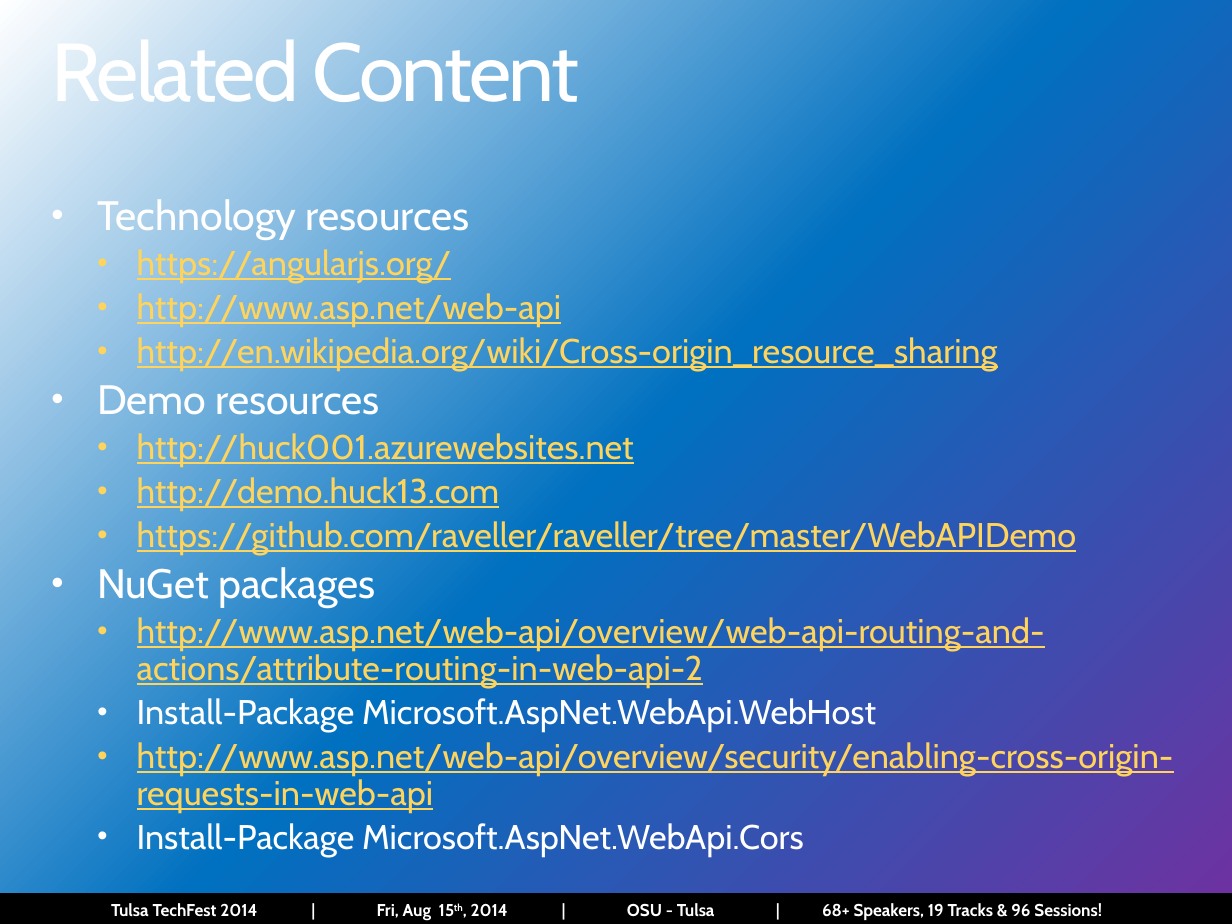
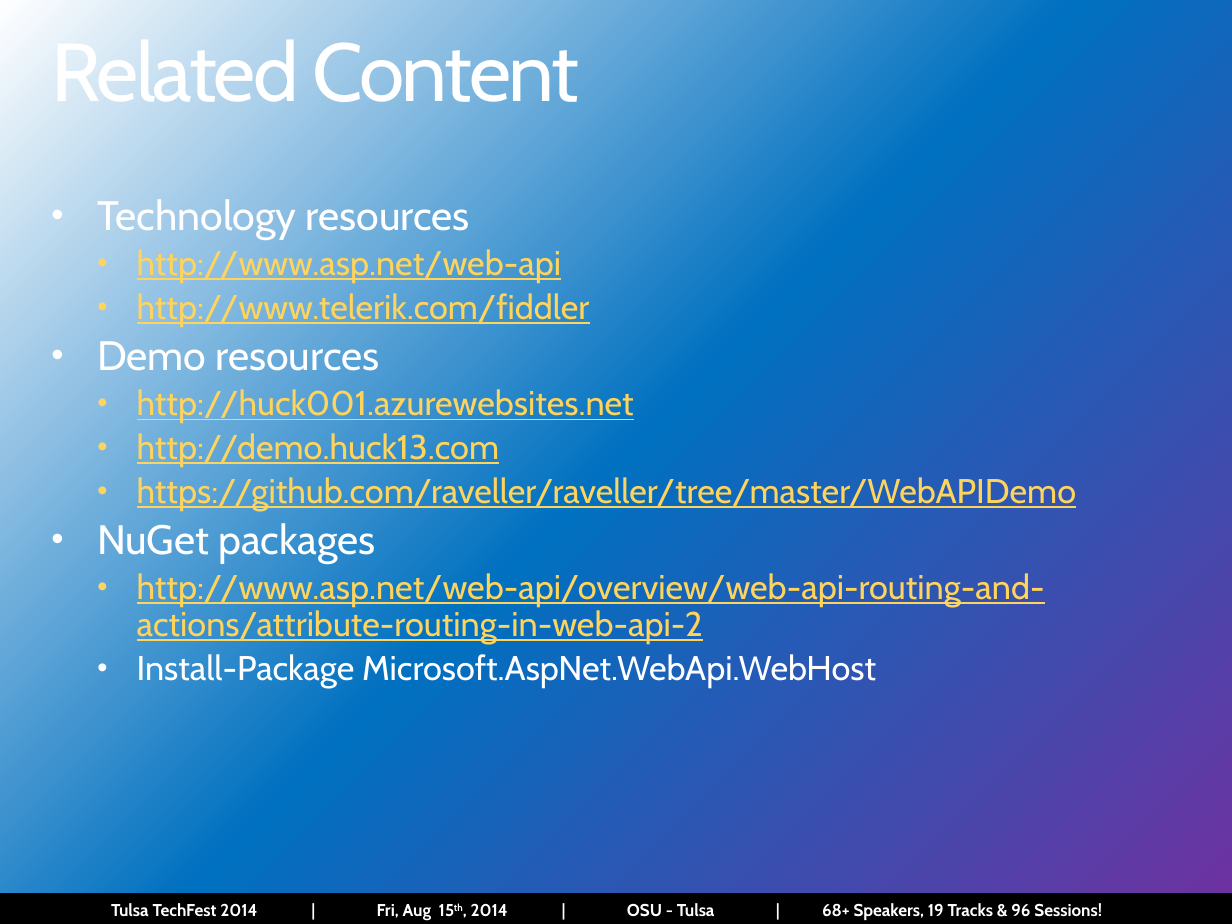
Before and after one commit to raveller/raveller, a slide deck: slide 8 of Presentations/Fiddler Endpoint Debugging -Tulsa TechFest 2014.pptx. Drawn at 1232x924 pixels with LibreOffice and Linux fonts; fonts in the diff are those of the drawing. Boxes give left, top, right and bottom in pixels: in the first picture for what was removed or moved away, otherwise in the second. Text is boxed around its words. In the diff, an @@ line names an element or a change of style, - is before the commit and + after.

Commit message:
Fiddler presentation updates
Related resources update for fiddler

```diff
--- a/Presentations/Fiddler Endpoint Debugging -Tulsa TechFest 2014.pptx
+++ b/Presentations/Fiddler Endpoint Debugging -Tulsa TechFest 2014.pptx
@@ text at [137,247,452,284]: paragraph removed @@
-  • https://angularjs.org/
@@ text at [137,291,590,328]: text changed @@
-  • http://en.wikipedia.org/wiki/Cross-origin_resource_sharing
+  • http://www.telerik.com/fiddler
@@ text at [137,739,1174,857]: paragraphs removed @@
-  • http://www.asp.net/web-api/overview/security/enabling-cross-origin-requests-in-web-api
-  • Install-Package Microsoft.AspNet.WebApi.Cors
```
